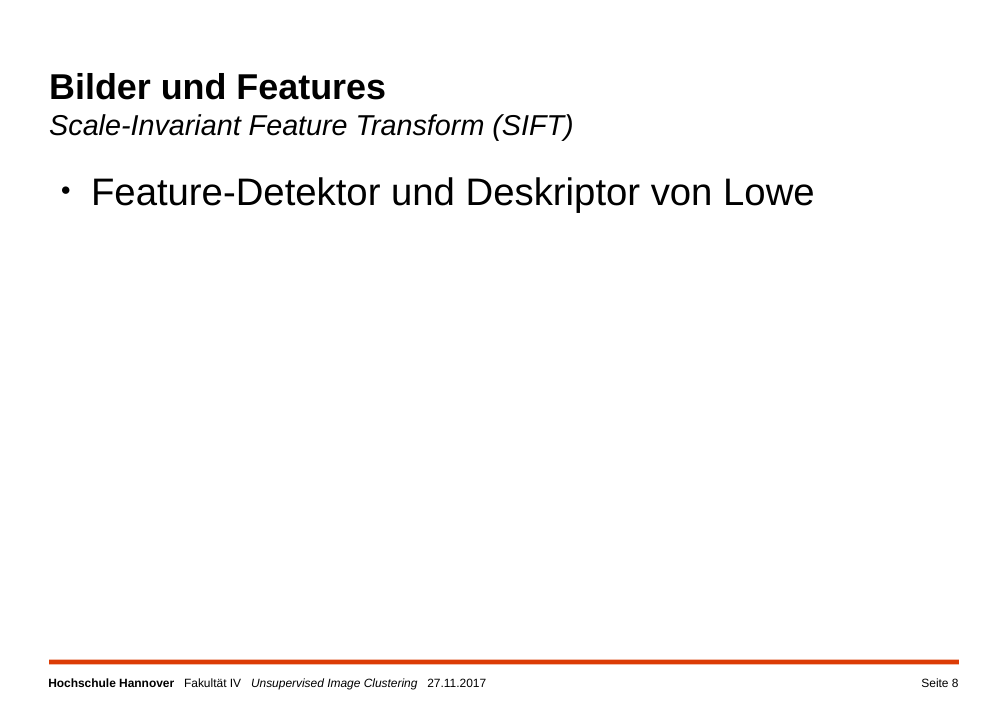
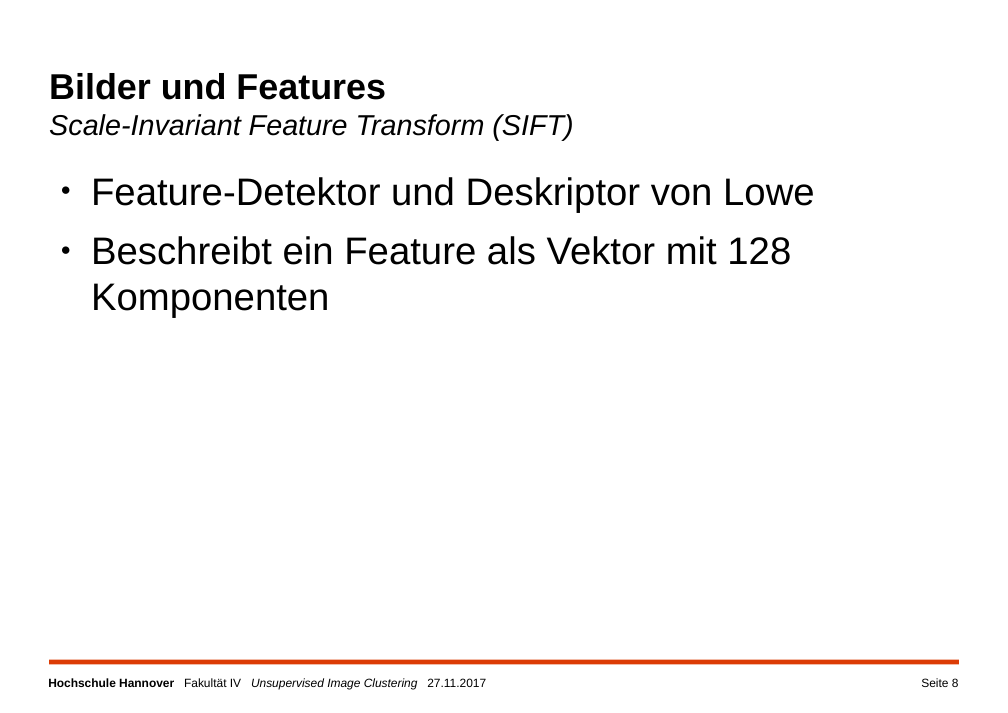
Before and after one commit to a-cl/ma-thesis, a slide deck: slide 8 of kolloquim.pptx. Drawn at 1008x713 pixels with LibreOffice and Linux fonts; fonts in the diff are those of the drawing; background and template pictures are left out. Boxes give left, top, right and bottom in pixels: in the first picture for what was removed or moved away, otherwise in the second. Text is boxed around its words. In the diff, an @@ line names an element or a change of style, - is before the commit and + after.

```diff
--- a/kolloquim.pptx
+++ b/kolloquim.pptx
@@ text at bbox=[91, 236, 791, 318]: paragraph added @@
+● Beschreibt ein Feature als Vektor mit 128 Komponenten
```
Also in this commit, not shown: 4 other slides changed, 1 slide added, 1 slide removed.
